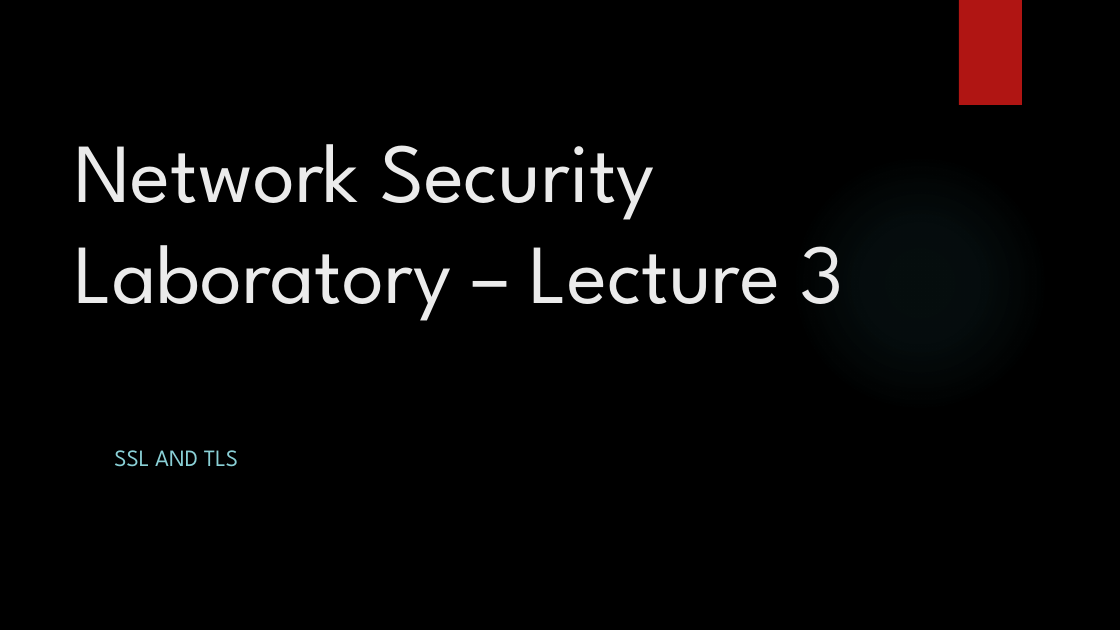
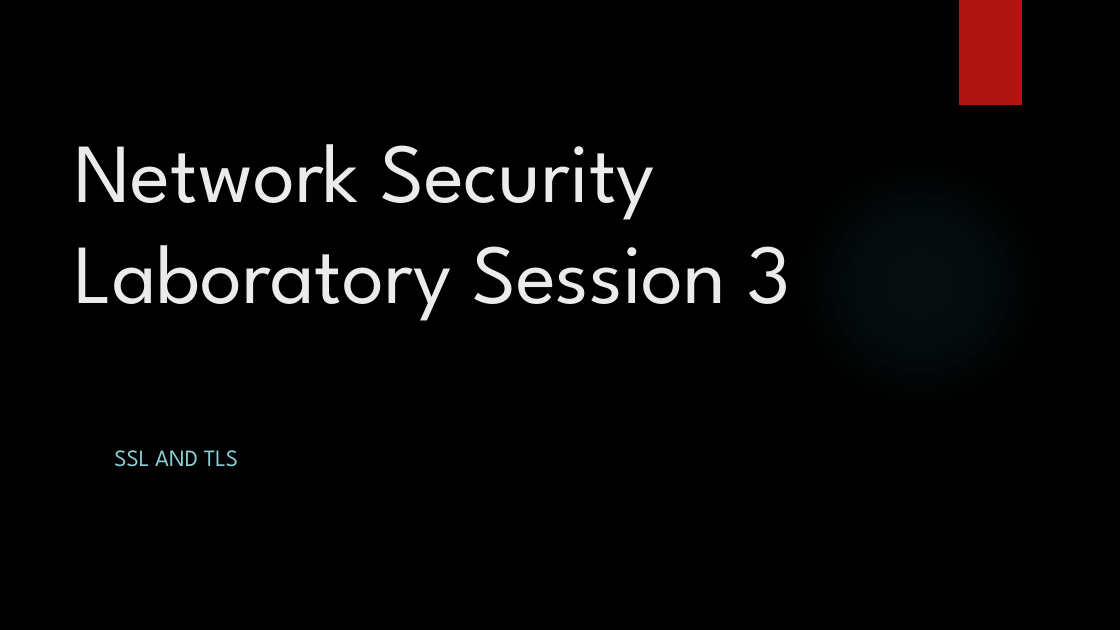
Before and after one commit to DeMaCS-UNICAL/NetworkSecurity, a slide deck: slide 1 of esercitazioni/Laboratory_22-23/Session_3/Lab_03_Slides.pptx. Drawn at 1120x630 pixels with LibreOffice and Linux fonts; fonts in the diff are those of the drawing; background and template pictures are left out. Boxes give left, top, right and bottom in pixels: in the first picture for what was removed or moved away, otherwise in the second. Text is boxed around its words. In the diff, an @@ line names an element or a change of style, - is before the commit and + after.

Commit message:
updated slides

```diff
--- a/esercitazioni/Laboratory_22-23/Session_3/Lab_03_Slides.pptx
+++ b/esercitazioni/Laboratory_22-23/Session_3/Lab_03_Slides.pptx
@@ text at bbox=[74, 144, 790, 321]: text changed @@
-Network Security
-Laboratory – Lecture 3
+Network Security
+Laboratory Session 3
```
